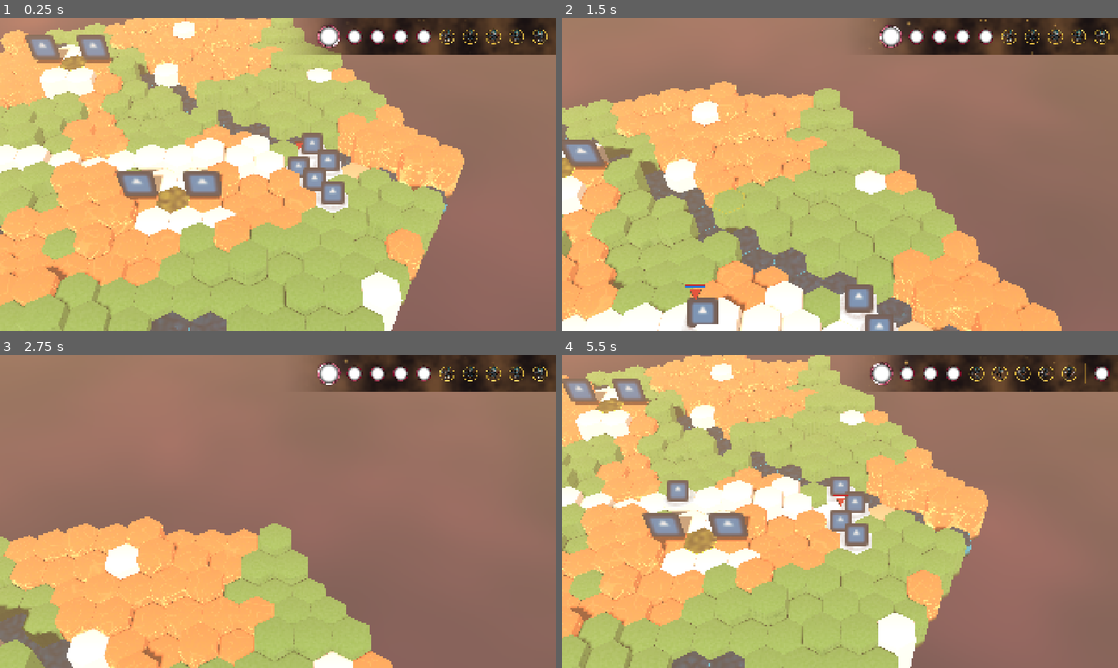
Above: before the commit, frames 1-4 (two rows, left to right).
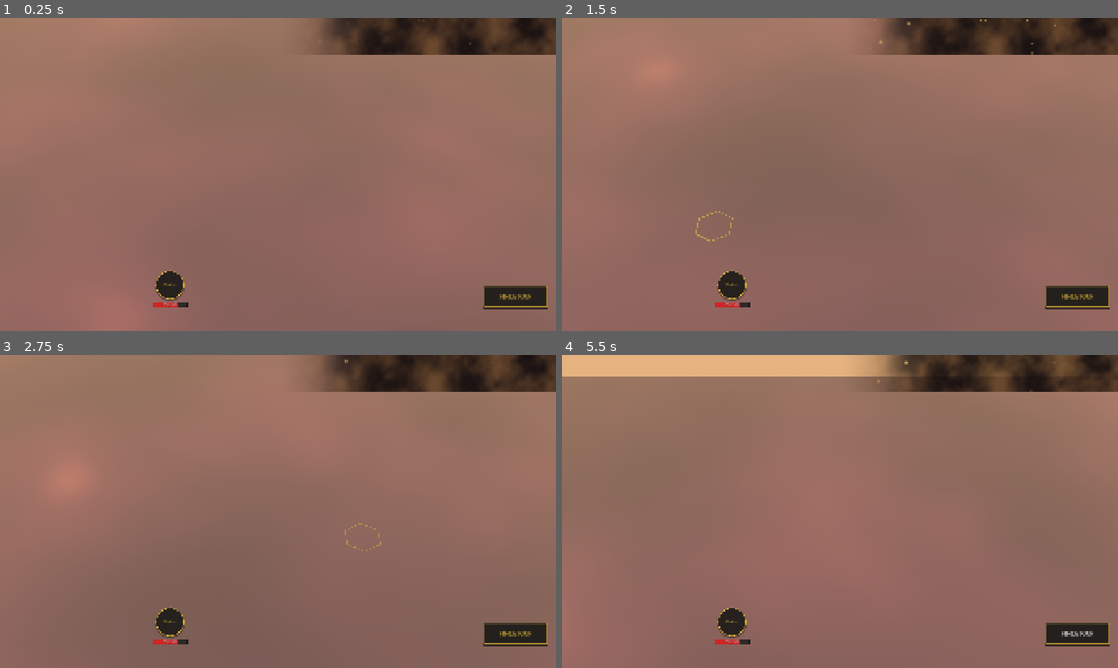
Above: after the commit, the same moments.

Repository: Kobraxos/Mythologia
Game: Godot game, scene res://levels/test_room/test_level.tscn
Two runs of this game, one before a commit and one after it. Both use one fixed random seed, a clock stepped at 60 frames per second and the inputs below. The project has no main scene, so this scene is started directly. The engine's default icon, where the game draws it, is replaced by a stand-in: a white triangle on a blue panel in a dark square.
Inputs (mouse positions are in pixels of both pictures, inside the frame that each line leads up to):
- Up to frame 1 (0.25 s): no input
- Up to frame 2 (1.5 s): move the mouse to (962, 158) at 0.52 s; hold Up (ui_up) 0.53-1.28 s; tap S (camera_backward) at 0.6 s; move the mouse to (728, 190) at 1.27 s; tap W (camera_forward) at 1.35 s
- Up to frame 3 (2.75 s): move the mouse to (333, 442) at 2.02 s; hold Up (ui_up) from 2.03 s (still down); tap A (camera_left) at 2.1 s
- Up to frame 4 (5.5 s): move the mouse to (812, 574) at 2.77 s; tap D (camera_right) at 2.85 s; move the mouse to (1006, 558) at 3.52 s; release Up (ui_up) at 3.53 s; tap Q (camera_rotate_left) at 3.6 s; move the mouse to (673, 464) at 4.27 s; tap E (camera_rotate_right) at 4.35 s; click (1079, 633) at 5 s, where only the run after the commit has a clickable "FIN DE TOUR"

The runs differ from the first frame. In frame 1, 71% of the frame differs, in the area x 0-99%, y 0-100%; in frame 2, 50%; in frame 3, 28%; in frame 4, 66%.

Commit message:
feat: implement procedural grid generation system and visual builder infrastructure

Diff:
--- a/core/autoloads/grid_events.gd
+++ b/core/autoloads/grid_events.gd
@@ -67,6 +67,11 @@
 signal request_grid_generation()
 
 @warning_ignore("unused_signal")
+## Émis par le GridGenerator une fois la logique (données mathématiques) finalisée.
+## Le contexte permet au constructeur visuel (GridVisualBuilder) de bâtir les vues 3D.
+signal grid_generation_logic_done(context: Object)
+
+@warning_ignore("unused_signal")
 ## Émis lorsqu'une unité a terminé un déplacement. Sert de déclencheur pour les systèmes Data-Oriented.
 signal unit_moved(unit: Unit, from_hex: Vector3i, to_hex: Vector3i)
 
--- a/core/core_enums.gd
+++ b/core/core_enums.gd
@@ -47,3 +47,6 @@
 	IMMUNE,
 	MISS
 }
+
+## Factions pour les unités et points de spawn.
+enum Faction { PLAYER, ENEMY }
--- /dev/null
+++ b/systems/grid/grid_generator/grid_generation_context.gd
@@ -0,0 +1,20 @@
+class_name GridGenerationContext
+extends RefCounted
+## DTO encapsulant l'état de la génération de la grille et les constantes associées.
+
+const GROUP_SPAWN_POINTS := "spawn_points"
+const TILE_NAME_FORMAT := "HexTile_%s_%d_%d_%d"
+const SPAWN_PLAYER_FORMAT := "SpawnPlayer_%d_%d"
+const SPAWN_ENEMY_FORMAT := "SpawnEnemy_%d_%d"
+const NODE_NAME_SPAWNS := "GeneratedSpawnPoints"
+
+var temp_heights: Dictionary = {} # Vector2i -> int
+var temp_terrains: Dictionary = {} # Vector2i -> TerrainData
+var is_abyss_cache: Dictionary = {} # Vector2i -> bool
+var spawn_locations: Dictionary = {} # Vector2i -> bool
+var final_t1_spawns: Dictionary = {} # Vector2i -> bool
+var final_t2_spawns: Dictionary = {} # Vector2i -> bool
+var flat_to_3d: Dictionary = {} # Vector2i -> Vector3i
+var active_biome: BiomePalette
+var spawn_player_stats: UnitStats
+var spawn_enemy_stats: UnitStats
--- a/systems/grid/grid_generator/grid_generator.gd
+++ b/systems/grid/grid_generator/grid_generator.gd
@@ -1,11 +1,13 @@
 class_name GridGenerator
-extends Node3D
-
-const GROUP_SPAWN_POINTS := "spawn_points"
-const TILE_NAME_FORMAT := "HexTile_%s_%d_%d_%d"
-const SPAWN_PLAYER_FORMAT := "SpawnPlayer_%d_%d"
-const SPAWN_ENEMY_FORMAT := "SpawnEnemy_%d_%d"
-const NODE_NAME_SPAWNS := "GeneratedSpawnPoints"
+extends Node
+## Système central gérant la génération mathématique et topologique de la grille hexagonale.
+## Il produit un GridGenerationContext qui sera consommé par le GridVisualBuilder.
+
+# --- Constantes d'Équilibrage (Magic Numbers Extraits) ---
+const TEAM_SPAWN_MARGIN_RECT := 3
+const RIVER_MIN_EDGES := 10
+const RIVER_MAX_ATTEMPTS := 100
+const TEAM_SPAWN_RATIO := 0.7
 
 enum MapShape { HEXAGON, RECTANGLE }
 
@@ -45,26 +47,24 @@
 @export var spawn_enemy_stats: UnitStats
 @export var units_per_team: int = 5
 
-var hex_tiles: Dictionary = {}
-var _spawn_group_node: Node3D
-
 func _ready() -> void:
 	GridEvents.request_grid_generation.connect(generate_grid)
 
 func _exit_tree() -> void:
-	hex_tiles.clear()
-
+	pass
+
+## Déclenche la procédure de génération procédurale complète de la grille.
+## Émet `grid_topology_ready` et `grid_generation_logic_done` à la fin.
 func generate_grid() -> void:
 	# Guard Clause : Vérification stricte des dépendances
 	if not is_instance_valid(active_biome):
 		push_error("GridGenerator: L'active_biome est manquant ! Impossible de générer la grille.")
 		return
 
-	_clear_previous_grid()
+	GridManager.clear_terrain()
 
 	var coords: Array[Vector3i] = _get_base_coordinates()
 	var local_pathfinder: HexPathfinder = HexPathfinder.new()
-	var flat_to_3d: Dictionary = {}
 
 	# Initialisation du Master Seed
 	var current_seed: int = base_seed
@@ -73,52 +73,51 @@
 
 	_initialize_noises(current_seed)
 
-	var temp_heights: Dictionary = {}
-	var temp_terrains: Dictionary = {}
-	var is_abyss_cache: Dictionary = {}
-
-	# OPTIMISATION AAA : O(1) Lookups via Dictionary au lieu de O(N) Array
-	var spawn_locations: Dictionary = {}
-	var final_t1_spawns: Dictionary = {}
-	var final_t2_spawns: Dictionary = {}
+	var ctx: GridGenerationContext = GridGenerationContext.new()
+	ctx.active_biome = active_biome
+	ctx.spawn_player_stats = spawn_player_stats
+	ctx.spawn_enemy_stats = spawn_enemy_stats
 
 	var obstacles_cache: Dictionary = {}
 	for obs: Vector3i in obstacles:
 		obstacles_cache[obs] = true
 
 	# Passes de génération
-	_pass_1_base_and_height(coords, temp_heights, temp_terrains, is_abyss_cache)
-	_pass_2_spawns(temp_heights, temp_terrains, is_abyss_cache, spawn_locations, final_t1_spawns, final_t2_spawns)
-	_pass_3_river(coords, temp_heights, temp_terrains, is_abyss_cache, spawn_locations)
-	_pass_4_road(temp_heights, temp_terrains, is_abyss_cache, spawn_locations)
-	_pass_5_features(temp_heights, temp_terrains, is_abyss_cache, spawn_locations)
-	_pass_6_instantiation(temp_heights, temp_terrains, final_t1_spawns, final_t2_spawns, flat_to_3d, local_pathfinder, obstacles_cache)
+	_pass_1_base_and_height(coords, ctx)
+	_pass_2_spawns(ctx)
+	_pass_3_river(coords, ctx)
+	_pass_4_road(ctx)
+	_pass_5_features(ctx)
+
+	# Mapping final et pathfinding (abstraction logique)
+	for hex_2d: Vector2i in ctx.temp_terrains.keys():
+		var chosen_terrain: TerrainData = ctx.temp_terrains[hex_2d] as TerrainData
+		if not is_instance_valid(chosen_terrain):
+			continue
+
+		var z_height: int = ctx.temp_heights[hex_2d] as int
+		var hex_coord := Vector3i(hex_2d.x, hex_2d.y, z_height)
+		var world_pos: Vector3 = HexMath.hex_to_world(hex_coord, GridManager.hex_size, GridManager.elevation_step)
+
+		GridManager.terrain_tiles[hex_coord] = chosen_terrain
+		ctx.flat_to_3d[hex_2d] = hex_coord
+
+		if not obstacles_cache.has(hex_coord):
+			local_pathfinder.add_hex(hex_coord, world_pos, chosen_terrain.movement_cost)
 
 	# Connexion du pathfinding
-	for hex_coord: Vector3i in hex_tiles.keys():
+	for hex_coord: Vector3i in GridManager.terrain_tiles.keys():
 		for dir: Vector2i in HexMath.DIRECTIONS:
 			var flat_neighbor := Vector2i(hex_coord.x + dir.x, hex_coord.y + dir.y)
-			if flat_to_3d.has(flat_neighbor):
-				local_pathfinder.connect_hexes(hex_coord, flat_to_3d[flat_neighbor] as Vector3i)
+			if ctx.flat_to_3d.has(flat_neighbor):
+				local_pathfinder.connect_hexes(hex_coord, ctx.flat_to_3d[flat_neighbor] as Vector3i)
 
 	GridManager.max_elevation = max_elevation
 	GridManager.pathfinder = local_pathfinder
+
+	# Emission des signaux de fin - le GridVisualBuilder prendra le relais
 	GridEvents.grid_topology_ready.emit(GridManager.terrain_tiles)
-
-func _clear_previous_grid() -> void:
-	for tile: Node in hex_tiles.values():
-		if is_instance_valid(tile):
-			tile.queue_free()
-	hex_tiles.clear()
-	GridManager.clear_terrain()
-
-	if is_instance_valid(_spawn_group_node):
-		for child: Node in _spawn_group_node.get_children():
-			child.queue_free()
-	else:
-		_spawn_group_node = Node3D.new()
-		_spawn_group_node.name = NODE_NAME_SPAWNS
-		add_child(_spawn_group_node)
+	GridEvents.grid_generation_logic_done.emit(ctx)
 
 func _get_base_coordinates() -> Array[Vector3i]:
 	var coords: Array[Vector3i] = []
@@ -128,6 +127,14 @@
 		coords = HexMath.get_hexes_in_rectangle(Vector3i.ZERO, map_width, map_height)
 	return coords
 
+func _get_team_centers() -> Array[Vector2i]:
+	var team1_center := Vector2i(-int(map_radius * TEAM_SPAWN_RATIO), 0)
+	var team2_center := Vector2i(int(map_radius * TEAM_SPAWN_RATIO), 0)
+	if map_shape == MapShape.RECTANGLE:
+		team1_center = Vector2i(-map_width + TEAM_SPAWN_MARGIN_RECT, 0)
+		team2_center = Vector2i(map_width - TEAM_SPAWN_MARGIN_RECT, 0)
+	return [team1_center, team2_center]
+
 func _initialize_noises(master_seed: int) -> void:
 	if elevation_noise: elevation_noise.seed = master_seed + hash("elevation")
 	if moisture_noise: moisture_noise.seed = master_seed + hash("moisture")
@@ -135,7 +142,7 @@
 	if road_noise: road_noise.seed = master_seed + hash("road")
 	if special_noise: special_noise.seed = master_seed + hash("special")
 
-func _pass_1_base_and_height(coords: Array[Vector3i], temp_heights: Dictionary, temp_terrains: Dictionary, is_abyss_cache: Dictionary) -> void:
+func _pass_1_base_and_height(coords: Array[Vector3i], ctx: GridGenerationContext) -> void:
 	for hex_coord: Vector3i in coords:
 		var h2d := Vector2i(hex_coord.x, hex_coord.y)
 		var dist_to_center: int = HexMath.distance_2d_flat(Vector2i.ZERO, h2d)
@@ -144,7 +151,7 @@
 		if elevation_noise:
 			var noise_val: float = elevation_noise.get_noise_2d(hex_coord.x * noise_frequency, hex_coord.y * noise_frequency)
 			z = roundi(remap(noise_val, -1.0, 1.0, 0.0, float(max_elevation)))
-		temp_heights[h2d] = z
+		ctx.temp_heights[h2d] = z
 
 		var is_abyss: bool = false
 		if map_shape == MapShape.HEXAGON and dist_to_center >= map_radius:
@@ -152,7 +159,7 @@
 		elif map_shape == MapShape.RECTANGLE and (abs(h2d.x) >= map_width or abs(h2d.y) >= map_height):
 			is_abyss = true
 
-		is_abyss_cache[h2d] = is_abyss
+		ctx.is_abyss_cache[h2d] = is_abyss
 
 		var chosen_terrain: TerrainData = active_biome.base_terrain
 		if is_abyss and active_biome.abyss_terrain:
@@ -172,75 +179,65 @@
 					chosen_terrain = active_biome.road_terrain
 				elif not is_obstacle and moisture_noise and moisture_noise.get_noise_2d(h2d.x * noise_frequency, h2d.y * noise_frequency) > moisture_threshold and active_biome.fertile_terrain:
 					chosen_terrain = active_biome.fertile_terrain
-		temp_terrains[h2d] = chosen_terrain
-
-func _pass_2_spawns(temp_heights: Dictionary, temp_terrains: Dictionary, is_abyss_cache: Dictionary, spawn_locations: Dictionary, final_t1_spawns: Dictionary, final_t2_spawns: Dictionary) -> void:
-	var team1_center := Vector2i(-int(map_radius * 0.7), 0)
-	var team2_center := Vector2i(int(map_radius * 0.7), 0)
-	if map_shape == MapShape.RECTANGLE:
-		team1_center = Vector2i(-map_width + 3, 0)
-		team2_center = Vector2i(map_width - 3, 0)
-
-	var team1_spawns: Array = HexMath.get_hexes_in_radius(Vector3i(team1_center.x, team1_center.y, 0), 2)
-	var team2_spawns: Array = HexMath.get_hexes_in_radius(Vector3i(team2_center.x, team2_center.y, 0), 2)
+		ctx.temp_terrains[h2d] = chosen_terrain
+
+func _pass_2_spawns(ctx: GridGenerationContext) -> void:
+	var centers: Array[Vector2i] = _get_team_centers()
+	var team1_spawns: Array[Vector3i] = HexMath.get_hexes_in_radius(Vector3i(centers[0].x, centers[0].y, 0), 2)
+	var team2_spawns: Array[Vector3i] = HexMath.get_hexes_in_radius(Vector3i(centers[1].x, centers[1].y, 0), 2)
 
 	for i: int in range(units_per_team):
 		if i < team1_spawns.size():
 			var h2d := Vector2i(team1_spawns[i].x, team1_spawns[i].y)
-			if not is_abyss_cache.get(h2d, true):
-				temp_terrains[h2d] = active_biome.spawn_terrain
-				temp_heights[h2d] = maxi(active_biome.water_level + 1, temp_heights[h2d] as int)
-				final_t1_spawns[h2d] = true
-				spawn_locations[h2d] = true
+			if not ctx.is_abyss_cache.get(h2d, true):
+				ctx.temp_terrains[h2d] = active_biome.spawn_terrain
+				ctx.temp_heights[h2d] = maxi(active_biome.water_level + 1, ctx.temp_heights[h2d] as int)
+				ctx.final_t1_spawns[h2d] = true
+				ctx.spawn_locations[h2d] = true
 
 		if i < team2_spawns.size():
 			var h2d := Vector2i(team2_spawns[i].x, team2_spawns[i].y)
-			if not is_abyss_cache.get(h2d, true):
-				temp_terrains[h2d] = active_biome.spawn_terrain
-				temp_heights[h2d] = maxi(active_biome.water_level + 1, temp_heights[h2d] as int)
-				final_t2_spawns[h2d] = true
-				spawn_locations[h2d] = true
-
-func _pass_3_river(coords: Array[Vector3i], temp_heights: Dictionary, temp_terrains: Dictionary, is_abyss_cache: Dictionary, spawn_locations: Dictionary) -> void:
-	var edges: Array = HexMath.get_edge_hexes(coords)
-	if edges.size() > 10:
+			if not ctx.is_abyss_cache.get(h2d, true):
+				ctx.temp_terrains[h2d] = active_biome.spawn_terrain
+				ctx.temp_heights[h2d] = maxi(active_biome.water_level + 1, ctx.temp_heights[h2d] as int)
+				ctx.final_t2_spawns[h2d] = true
+				ctx.spawn_locations[h2d] = true
+
+func _pass_3_river(coords: Array[Vector3i], ctx: GridGenerationContext) -> void:
+	var edges: Array[Vector3i] = HexMath.get_edge_hexes(coords)
+	if edges.size() > RIVER_MIN_EDGES:
 		var edge_start: Vector3i = edges[randi() % edges.size()]
 		var edge_end: Vector3i = edges[randi() % edges.size()]
 		var attempts: int = 0
-		while HexMath.distance_2d_flat(Vector2i(edge_start.x, edge_start.y), Vector2i(edge_end.x, edge_end.y)) < map_radius and attempts < 100:
+		while HexMath.distance_2d_flat(Vector2i(edge_start.x, edge_start.y), Vector2i(edge_end.x, edge_end.y)) < map_radius and attempts < RIVER_MAX_ATTEMPTS:
 			edge_end = edges[randi() % edges.size()]
 			attempts += 1
 
-		var river_path: Array = HexMath.draw_line(edge_start, edge_end)
+		var river_path: Array[Vector3i] = HexMath.draw_line(edge_start, edge_end)
 		for rh: Vector3i in river_path:
 			var h2d := Vector2i(rh.x, rh.y)
-			if temp_terrains.has(h2d) and not is_abyss_cache.get(h2d, true) and not spawn_locations.has(h2d):
-				temp_terrains[h2d] = active_biome.water_terrain
-				temp_heights[h2d] = active_biome.water_level
-
-func _pass_4_road(temp_heights: Dictionary, temp_terrains: Dictionary, is_abyss_cache: Dictionary, spawn_locations: Dictionary) -> void:
-	var team1_center := Vector2i(-int(map_radius * 0.7), 0)
-	var team2_center := Vector2i(int(map_radius * 0.7), 0)
-	if map_shape == MapShape.RECTANGLE:
-		team1_center = Vector2i(-map_width + 3, 0)
-		team2_center = Vector2i(map_width - 3, 0)
-
-	var road_path: Array = HexMath.draw_line(Vector3i(team1_center.x, team1_center.y, 0), Vector3i(team2_center.x, team2_center.y, 0))
+			if ctx.temp_terrains.has(h2d) and not ctx.is_abyss_cache.get(h2d, true) and not ctx.spawn_locations.has(h2d):
+				ctx.temp_terrains[h2d] = active_biome.water_terrain
+				ctx.temp_heights[h2d] = active_biome.water_level
+
+func _pass_4_road(ctx: GridGenerationContext) -> void:
+	var centers: Array[Vector2i] = _get_team_centers()
+	var road_path: Array[Vector3i] = HexMath.draw_line(Vector3i(centers[0].x, centers[0].y, 0), Vector3i(centers[1].x, centers[1].y, 0))
 	for rh: Vector3i in road_path:
 		var h2d := Vector2i(rh.x, rh.y)
-		if temp_terrains.has(h2d) and not is_abyss_cache.get(h2d, true) and not spawn_locations.has(h2d):
-			if temp_terrains[h2d] == active_biome.water_terrain:
-				temp_terrains[h2d] = active_biome.bridge_terrain
-				temp_heights[h2d] = active_biome.water_level + 1
+		if ctx.temp_terrains.has(h2d) and not ctx.is_abyss_cache.get(h2d, true) and not ctx.spawn_locations.has(h2d):
+			if ctx.temp_terrains[h2d] == active_biome.water_terrain:
+				ctx.temp_terrains[h2d] = active_biome.bridge_terrain
+				ctx.temp_heights[h2d] = active_biome.water_level + 1
 			else:
-				temp_terrains[h2d] = active_biome.road_terrain
-				temp_heights[h2d] = maxi(active_biome.water_level + 1, temp_heights[h2d] as int)
-
-func _pass_5_features(temp_heights: Dictionary, temp_terrains: Dictionary, is_abyss_cache: Dictionary, spawn_locations: Dictionary) -> void:
+				ctx.temp_terrains[h2d] = active_biome.road_terrain
+				ctx.temp_heights[h2d] = maxi(active_biome.water_level + 1, ctx.temp_heights[h2d] as int)
+
+func _pass_5_features(ctx: GridGenerationContext) -> void:
 	if feature_count <= 0 or features.is_empty():
 		return
 
-	var valid_keys: Array = temp_terrains.keys()
+	var valid_keys: Array = ctx.temp_terrains.keys()
 	var max_attempts := 50
 
 	for i: int in range(feature_count):
@@ -250,7 +247,7 @@
 		var placed := false
 		for attempt: int in range(max_attempts):
 			var center_h2d: Vector2i = valid_keys[randi() % valid_keys.size()]
-			var center_z: int = temp_heights[center_h2d] as int
+			var center_z: int = ctx.temp_heights[center_h2d] as int
 
 			var can_place := true
 			var footprint: Array[Vector2i] = []
@@ -260,23 +257,23 @@
 				var target_h2d := Vector2i(center_h2d.x + node.relative_q, center_h2d.y + node.relative_r)
 
 				# Hors carte ?
-				if not temp_terrains.has(target_h2d) or is_abyss_cache.get(target_h2d, true):
+				if not ctx.temp_terrains.has(target_h2d) or ctx.is_abyss_cache.get(target_h2d, true):
 					can_place = false
 					break
 
 				# Zone de spawn ?
-				if spawn_locations.has(target_h2d):
-					can_place = false
-					break
-
-				var current_terrain: TerrainData = temp_terrains[target_h2d]
+				if ctx.spawn_locations.has(target_h2d):
+					can_place = false
+					break
+
+				var current_terrain: TerrainData = ctx.temp_terrains[target_h2d]
 				# Eau ou Route ?
 				if current_terrain == active_biome.water_terrain or current_terrain == active_biome.road_terrain or current_terrain == active_biome.bridge_terrain:
 					can_place = false
 					break
 
 				# Variation d'altitude trop abrupte ?
-				var target_z: int = temp_heights[target_h2d] as int
+				var target_z: int = ctx.temp_heights[target_h2d] as int
 				if abs(target_z - center_z) > 1:
 					can_place = false
 					break
@@ -287,48 +284,10 @@
 				# Placement validé
 				for node: GridFeatureNode in feature.nodes:
 					var target_h2d := Vector2i(center_h2d.x + node.relative_q, center_h2d.y + node.relative_r)
-					temp_terrains[target_h2d] = active_biome.get_terrain_by_role(node.role)
-					temp_heights[target_h2d] = center_z + node.height_offset
+					ctx.temp_terrains[target_h2d] = active_biome.get_terrain_by_role(node.role)
+					ctx.temp_heights[target_h2d] = center_z + node.height_offset
 				placed = true
 				break
 
 		if not placed:
 			push_warning("GridGenerator: Impossible de placer la feature '%s' après %d essais." % [feature.feature_name, max_attempts])
-
-func _pass_6_instantiation(temp_heights: Dictionary, temp_terrains: Dictionary, final_t1_spawns: Dictionary, final_t2_spawns: Dictionary, flat_to_3d: Dictionary, local_pathfinder: HexPathfinder, obstacles_cache: Dictionary) -> void:
-	for hex_2d: Vector2i in temp_terrains.keys():
-		var chosen_terrain: TerrainData = temp_terrains[hex_2d] as TerrainData
-		if not is_instance_valid(chosen_terrain) or not is_instance_valid(chosen_terrain.visual_prefab):
-			continue
-
-		var z_height: int = temp_heights[hex_2d] as int
-		var hex_coord := Vector3i(hex_2d.x, hex_2d.y, z_height)
-		var tile: Node3D = chosen_terrain.visual_prefab.instantiate() as Node3D
-		var world_pos: Vector3 = HexMath.hex_to_world(hex_coord, GridManager.hex_size, GridManager.elevation_step)
-
-		tile.position = world_pos
-		tile.name = TILE_NAME_FORMAT % [chosen_terrain.id, hex_coord.x, hex_coord.y, hex_coord.z]
-
-		add_child(tile)
-		hex_tiles[hex_coord] = tile
-		GridManager.terrain_tiles[hex_coord] = chosen_terrain
-
-		if not obstacles_cache.has(hex_coord):
-			local_pathfinder.add_hex(hex_coord, world_pos, chosen_terrain.movement_cost)
-		flat_to_3d[hex_2d] = hex_coord
-
-		# Spawns
-		if chosen_terrain == active_biome.spawn_terrain:
-			var sp = SpawnPoint.new()
-			sp.position = world_pos
-			if final_t1_spawns.has(hex_2d):
-				sp.faction = 0 # PLAYER
-				sp.stats = spawn_player_stats
-				sp.name = SPAWN_PLAYER_FORMAT % [hex_2d.x, hex_2d.y]
-			else:
-				sp.faction = 1 # ENEMY
-				sp.stats = spawn_enemy_stats
-				sp.name = SPAWN_ENEMY_FORMAT % [hex_2d.x, hex_2d.y]
-
-			_spawn_group_node.add_child(sp)
-			sp.add_to_group(GROUP_SPAWN_POINTS)
--- /dev/null
+++ b/systems/grid/grid_generator/grid_visual_builder.gd
@@ -0,0 +1,62 @@
+class_name GridVisualBuilder
+extends Node3D
+## Composant responsable de l'instanciation des ressources visuelles (Tuiles, Spawns)
+## en fonction des données logiques calculées par le GridGenerator.
+
+var hex_tiles: Dictionary = {}
+var _spawn_group_node: Node3D
+
+func _ready() -> void:
+	GridEvents.grid_generation_logic_done.connect(_on_grid_logic_done)
+
+	_spawn_group_node = Node3D.new()
+	_spawn_group_node.name = GridGenerationContext.NODE_NAME_SPAWNS
+	add_child(_spawn_group_node)
+
+func _exit_tree() -> void:
+	_clear_previous_grid()
+
+func _clear_previous_grid() -> void:
+	for tile: Node in hex_tiles.values():
+		if is_instance_valid(tile):
+			tile.queue_free()
+	hex_tiles.clear()
+
+	for child: Node in _spawn_group_node.get_children():
+		if is_instance_valid(child):
+			child.queue_free()
+
+## Construit la grille 3D lors de la réception du signal de fin de logique.
+func _on_grid_logic_done(ctx: GridGenerationContext) -> void:
+	_clear_previous_grid()
+
+	for hex_2d: Vector2i in ctx.temp_terrains.keys():
+		var chosen_terrain: TerrainData = ctx.temp_terrains[hex_2d] as TerrainData
+		if not is_instance_valid(chosen_terrain) or not is_instance_valid(chosen_terrain.visual_prefab):
+			continue
+
+		var hex_coord: Vector3i = ctx.flat_to_3d[hex_2d] as Vector3i
+		var tile: Node3D = chosen_terrain.visual_prefab.instantiate() as Node3D
+		var world_pos: Vector3 = HexMath.hex_to_world(hex_coord, GridManager.hex_size, GridManager.elevation_step)
+
+		tile.position = world_pos
+		tile.name = GridGenerationContext.TILE_NAME_FORMAT % [chosen_terrain.id, hex_coord.x, hex_coord.y, hex_coord.z]
+
+		add_child(tile)
+		hex_tiles[hex_coord] = tile
+
+		# Spawns
+		if is_instance_valid(ctx.active_biome) and chosen_terrain == ctx.active_biome.spawn_terrain:
+			var sp = SpawnPoint.new()
+			sp.position = world_pos
+			if ctx.final_t1_spawns.has(hex_2d):
+				sp.faction = CoreEnums.Faction.PLAYER
+				sp.stats = ctx.spawn_player_stats
+				sp.name = GridGenerationContext.SPAWN_PLAYER_FORMAT % [hex_2d.x, hex_2d.y]
+			else:
+				sp.faction = CoreEnums.Faction.ENEMY
+				sp.stats = ctx.spawn_enemy_stats
+				sp.name = GridGenerationContext.SPAWN_ENEMY_FORMAT % [hex_2d.x, hex_2d.y]
+
+			_spawn_group_node.add_child(sp)
+			sp.add_to_group(GridGenerationContext.GROUP_SPAWN_POINTS)
